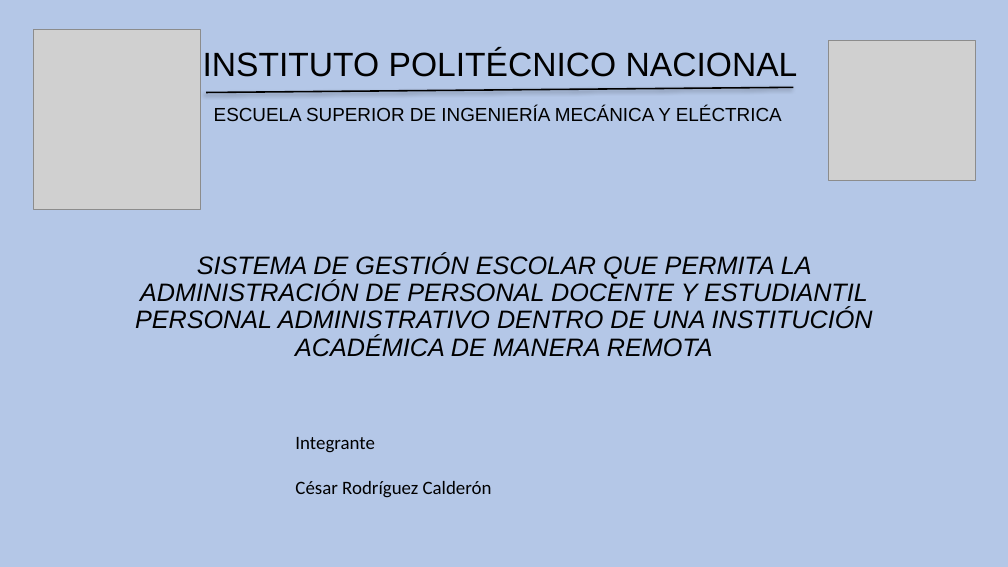
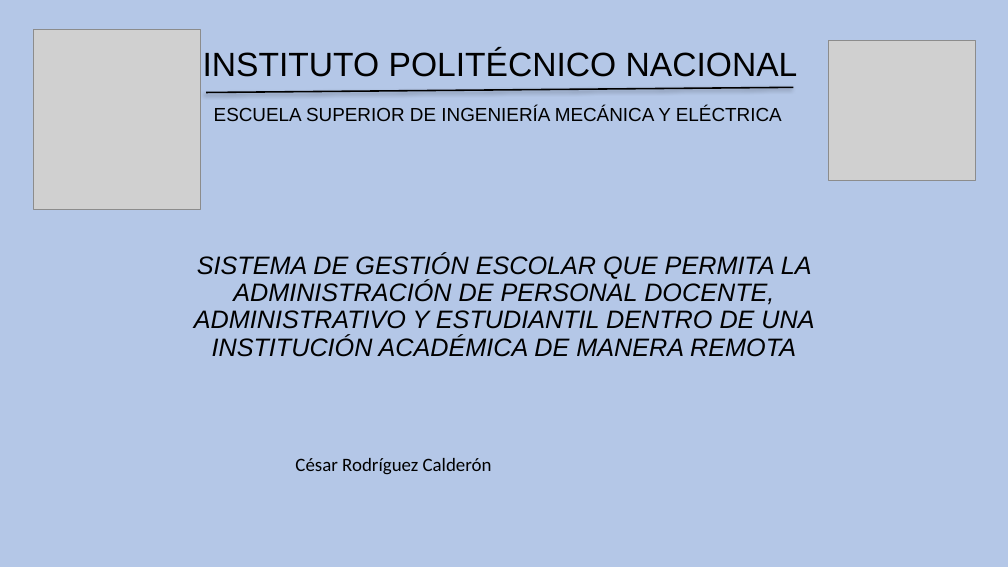
Before and after one commit to CesarFlick/shule-server-repositorio, a slide deck: slide 1 of INSTITUTO POLITÉCNICO NACIONAL.pptx. Drawn at 1008x567 pixels with LibreOffice and Linux fonts; fonts in the diff are those of the drawing; grey boxes stand for pictures. Boxes give left, top, right and bottom in pixels: in the first picture for what was removed or moved away, otherwise in the second. Text is boxed around its words. In the diff, an @@ line names an element or a change of style, - is before the commit and + after.

```diff
--- a/INSTITUTO POLITÉCNICO NACIONAL.pptx
+++ b/INSTITUTO POLITÉCNICO NACIONAL.pptx
@@ subtitle at [194, 254, 814, 357]: text changed @@
-SISTEMA DE GESTIÓN ESCOLAR QUE PERMITA LA ADMINISTRACIÓN DE PERSONAL DOCENTE Y ESTUDIANTIL PERSONAL ADMINISTRATIVO DENTRO DE UNA INSTITUCIÓN ACADÉMICA DE MANERA REMOTA
+SISTEMA DE GESTIÓN ESCOLAR QUE PERMITA LA ADMINISTRACIÓN DE PERSONAL DOCENTE, ADMINISTRATIVO Y ESTUDIANTIL DENTRO DE UNA INSTITUCIÓN ACADÉMICA DE MANERA REMOTA
@@ text at [295, 437, 374, 453]: paragraph removed @@
-Integrante
```
Also in this commit, not shown: 2 other slides changed.
